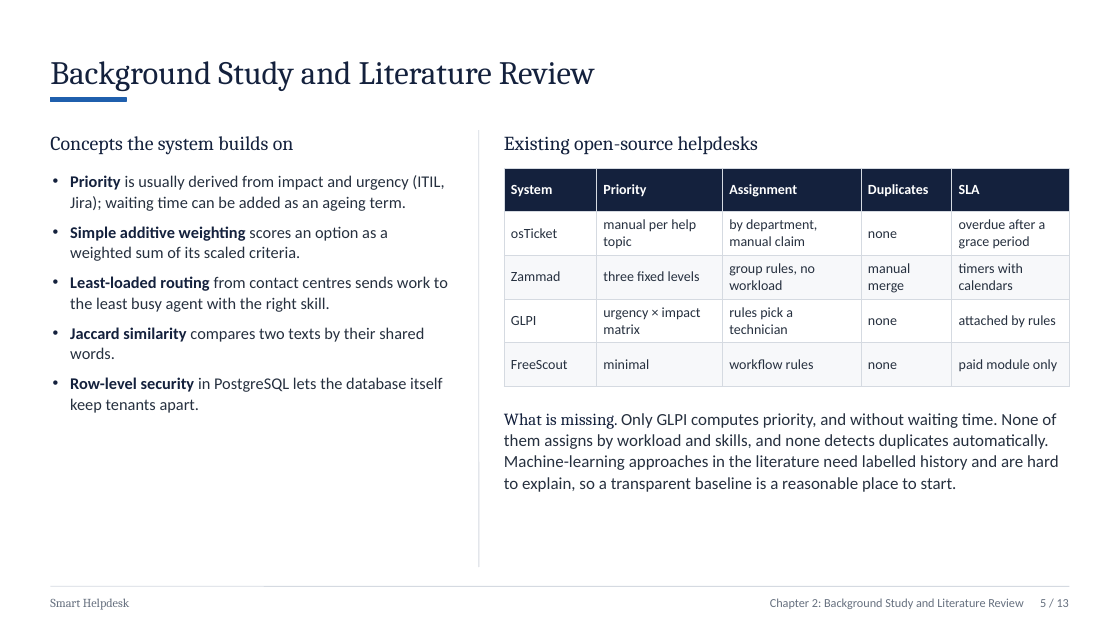
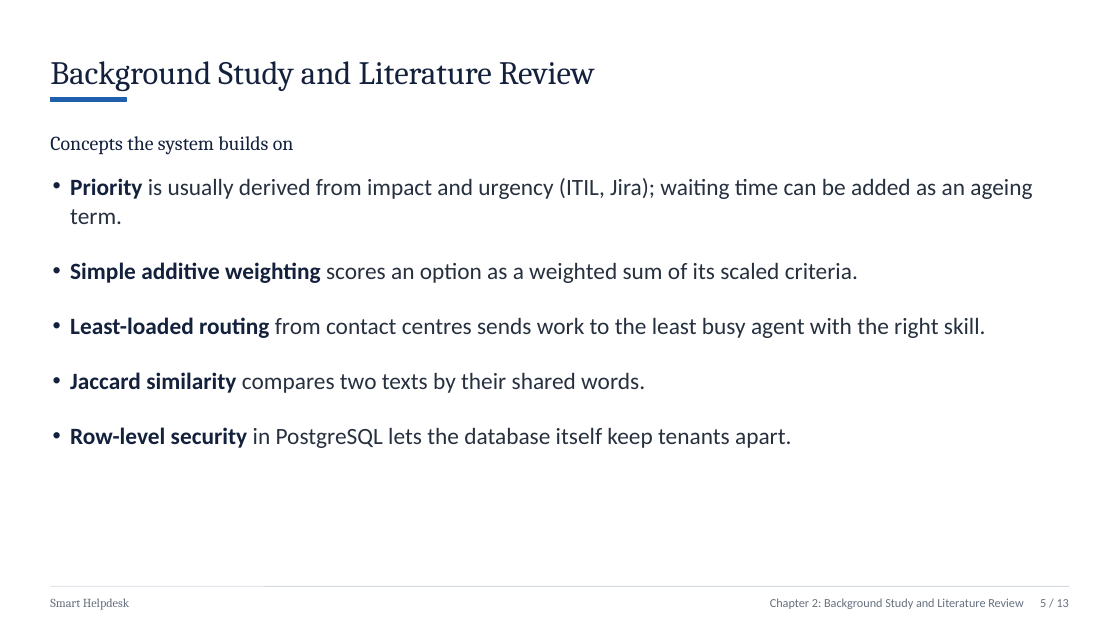
Before and after one commit to Sbh321/smart-helpdesk, a slide deck: slide 6 of college/report/Project-III-Presentation-Smart-Helpdesk.pptx. Drawn at 1120x630 pixels with LibreOffice and Linux fonts; fonts in the diff are those of the drawing. Boxes give left, top, right and bottom in pixels: in the first picture for what was removed or moved away, otherwise in the second. Text is boxed around its words. In the diff, an @@ line names an element or a change of style, - is before the commit and + after.

```diff
--- a/college/report/Project-III-Presentation-Smart-Helpdesk.pptx
+++ b/college/report/Project-III-Presentation-Smart-Helpdesk.pptx
@@ line removed from (479, 130) to (479, 567) @@
@@ text removed at [504,136,758,155] @@
-Existing open-source helpdesks
@@ text "Priority is usually derived from ..." at [70,178,1032,448]: size 14 to 20 pt; more space between paragraphs @@
@@ table removed at [504,168,1070,375], 5 rows, 5 columns @@
-System | Priority | Assignment | Duplicates | SLA
-osTicket | manual per help topic | by department, manual claim | none | overdue after a grace period
-Zammad | three fixed levels | group rules, no workload | manual merge | timers with calendars
-GLPI | urgency × impact matrix | rules pick a technician | none | attached by rules
-FreeScout | minimal | workflow rules | none | paid module only
@@ text removed at [504,413,1059,492] @@
-What is missing. Only GLPI computes priority, and without waiting time. None of them assigns by workload and skills, and none detects duplicates automatically. Machine-learning approaches in the literature need labelled history and are hard to explain, so a transparent baseline is a reasonable place to start.
```
Also in this commit, not shown: 6 other slides changed, 40 other files.
